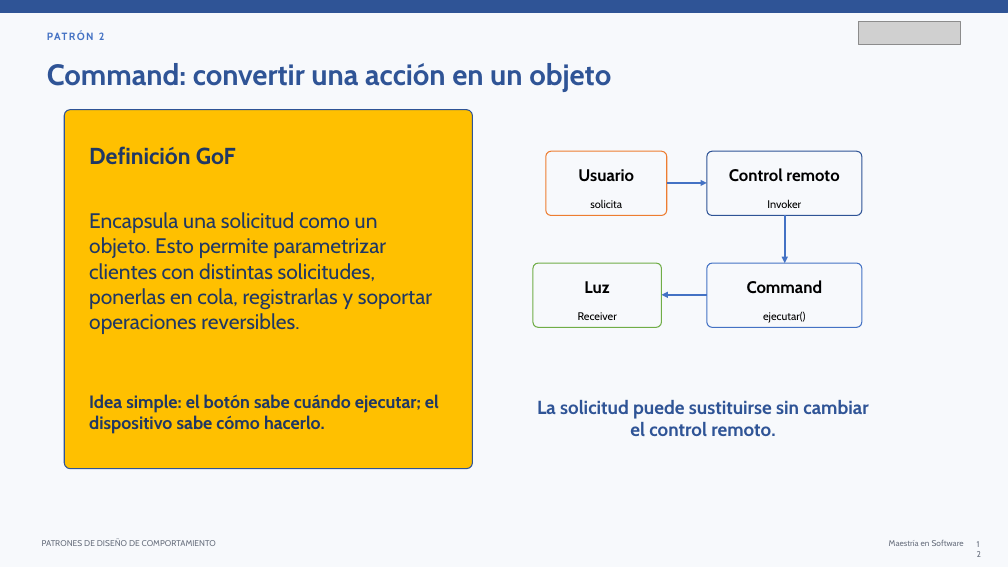
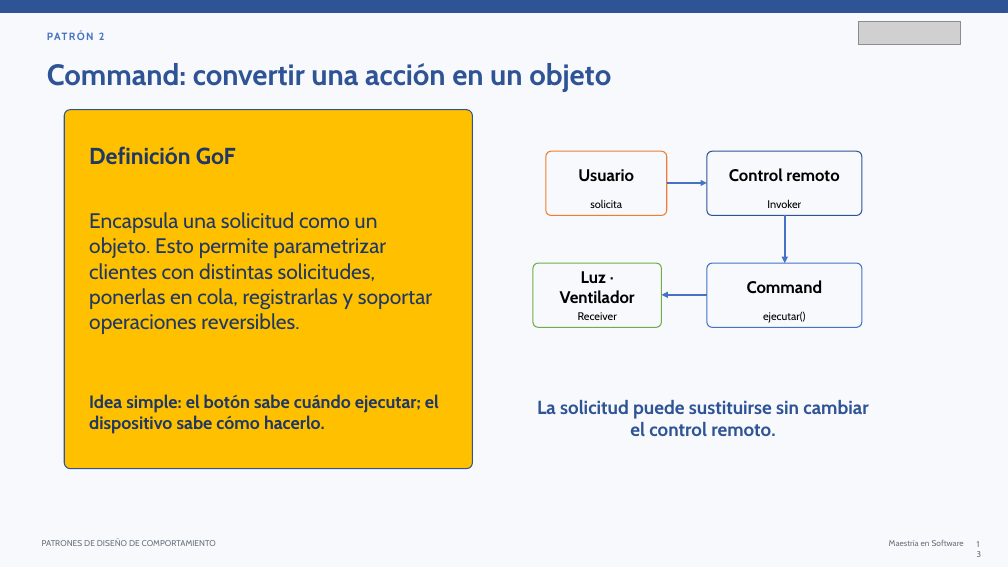
Before and after one commit to carytnas/PDS_Actividad03_Grupo02, a slide deck: slide 13 of documentacion/PDS_Actividad03_Grupo02.pptx (slide 12 before the commit). Drawn at 1008x567 pixels with LibreOffice and Linux fonts; fonts in the diff are those of the drawing; grey boxes stand for pictures. Boxes give left, top, right and bottom in pixels: in the first picture for what was removed or moved away, otherwise in the second. Text is boxed around its words. In the diff, an @@ line names an element or a change of style, - is before the commit and + after.

Commit message:
Mejoras de Mediator y Command, pruebas e informe actualizado
- Mediator: AvionSanitario con prioridad en la torre, aviso de nuevas
  posiciones en la cola y registro de aeronaves desde el cliente.
- Command: deshacer con historial, Ventilador, MacroComando y control
  con varios botones reasignables.
- Pruebas unitarias con JUnit 5 (13 pruebas) y pom.xml para mvn test.
- Diagramas UML regenerados y alineados con el código.
- Informe (docx y pdf) y presentación actualizados.

```diff
--- a/documentacion/PDS_Actividad03_Grupo02.pptx
+++ b/documentacion/PDS_Actividad03_Grupo02.pptx
@@ text at (x1=560, y1=271, x2=635, y2=304): text changed @@
-Luz
+Luz · Ventilador
```
Also in this commit, not shown: 15 other slides changed, 3 slides added, 24 other files.
